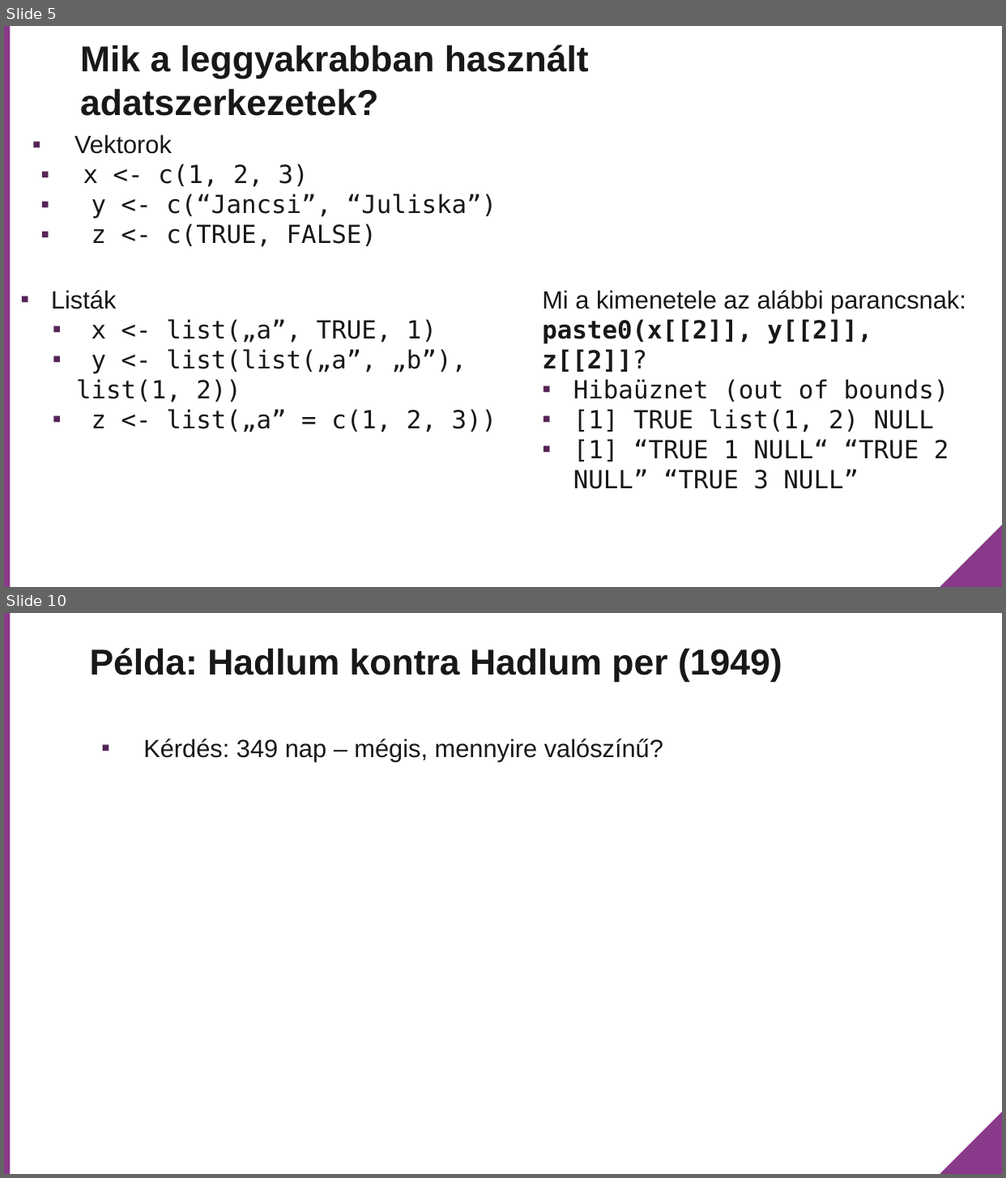
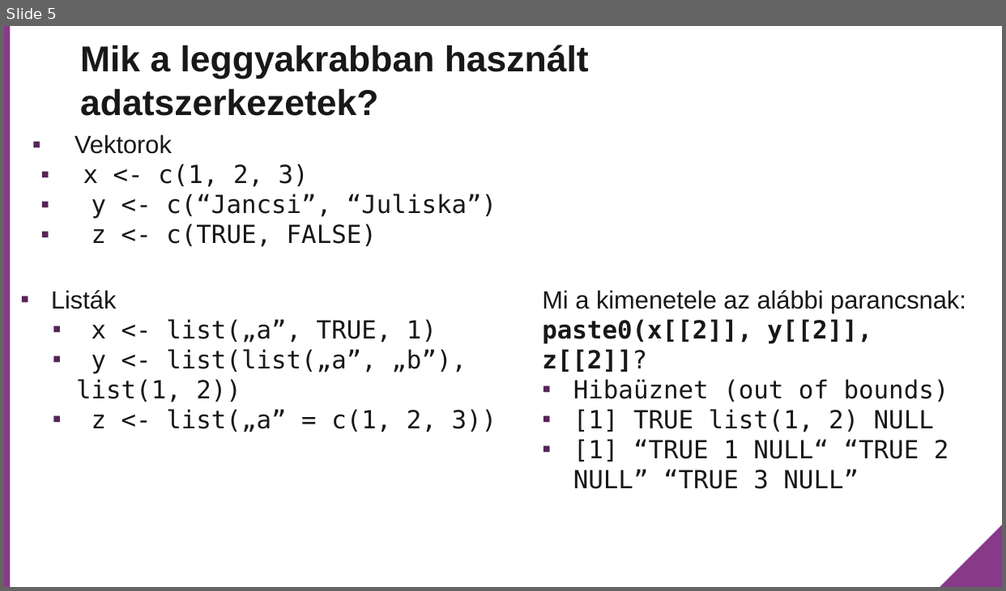
Before and after one commit to rladies/meetup-presentations_budapest, a slide deck: Meetup_2018_03_09/Data structures and loops/ppt/Adatszerkezetek.pptx. Shown one above the other, each under a label of ours: slides 5 and 10 before the commit, slide 5 after it; the slides between them are not shown. The pictures are 1006x1178 and 1006x591 pixels, drawn with LibreOffice and Linux fonts; fonts in the diff are those of the drawing; background and template pictures are left out. Boxes give left, top, right and bottom in pixels: in the first picture for what was removed or moved away, otherwise in the second. Text is boxed around its words. In the diff, an @@ line names an element or a change of style, - is before the commit and + after.

```diff
--- a/Meetup_2018_03_09/Data structures and loops/ppt/Adatszerkezetek.pptx
+++ b/Meetup_2018_03_09/Data structures and loops/ppt/Adatszerkezetek.pptx
@@ slide 10 removed at [4, 613, 1002, 1174], background #FFFFFF; not listed: 2 template elements that a slide beside it also shows @@
@@ title removed at [90, 648, 782, 682] @@
-Példa: Hadlum kontra Hadlum per (1949)
@@ text removed at [143, 739, 663, 761] @@
-▪ Kérdés: 349 nap – mégis, mennyire valószínű?
```
Also in this commit, not shown: 3 slides changed, 1 slide added, 12 other slides removed, 2 other files.
